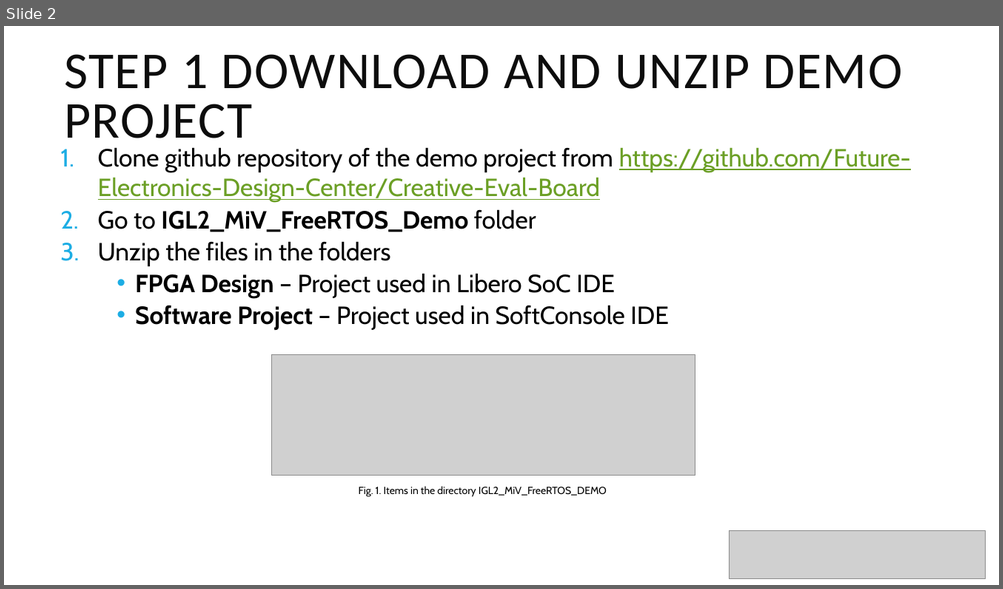
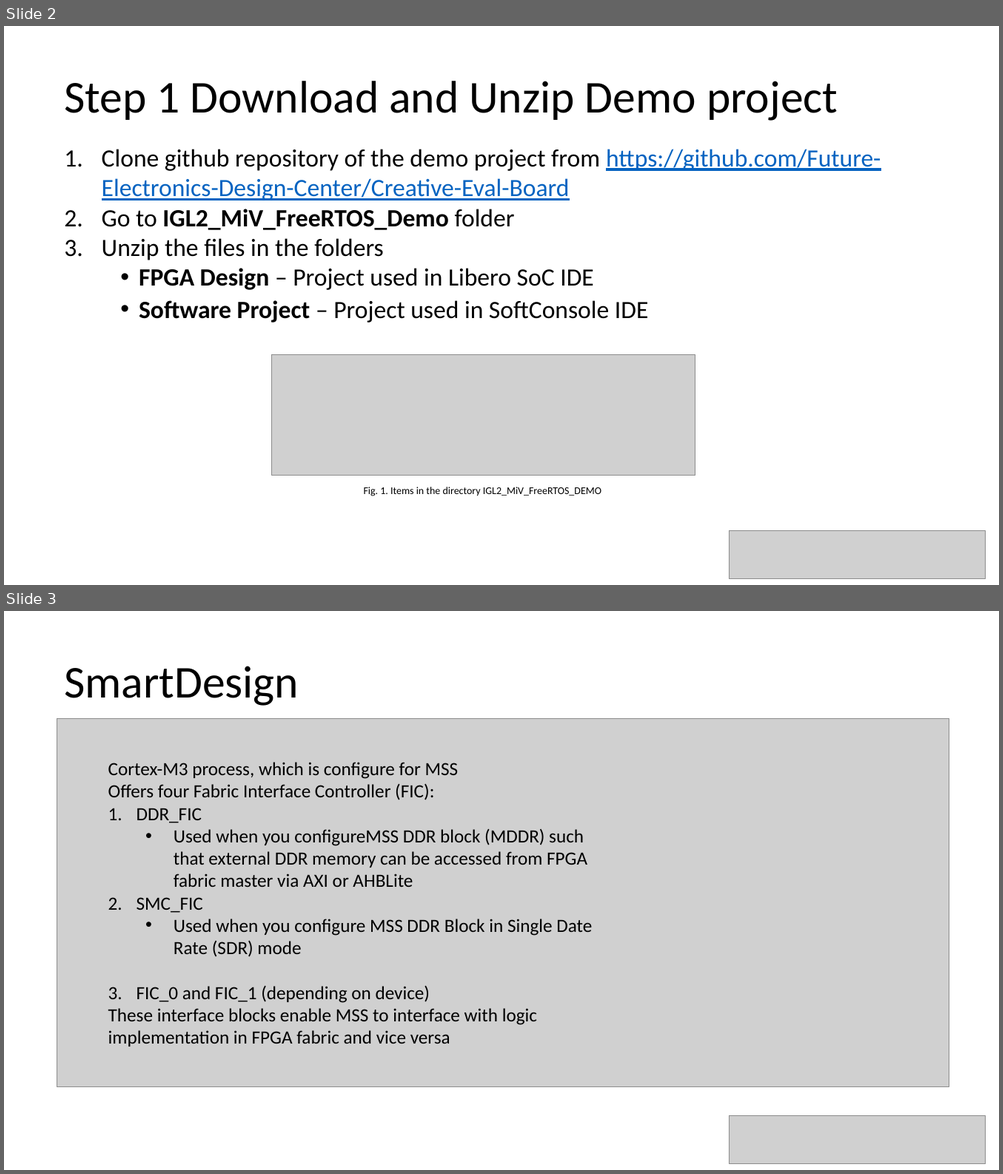
Before and after one commit to cheevang6/RISC-V_FreeRTOS_Computer_Vision, a slide deck: RISCV FreeRTOS IGLOO2 Tutorial.pptx. Shown one above the other, each under a label of ours: slide 2 before the commit, slides 2 and 3 after it. The pictures are 1003x589 and 1003x1174 pixels, drawn with LibreOffice and Linux fonts; fonts in the diff are those of the drawing; grey boxes stand for pictures. Boxes give left, top, right and bottom in pixels: in the first picture for what was removed or moved away, otherwise in the second. Text is boxed around its words. In the diff, an @@ line names an element or a change of style, - is before the commit and + after.

```diff
--- a/RISCV FreeRTOS IGLOO2 Tutorial.pptx
+++ b/RISCV FreeRTOS IGLOO2 Tutorial.pptx
@@ slide 3 added at <box>4,611,999,1170</box>, background #FFFFFF @@
@@ title added at <box>64,666,299,706</box>, 44 pt, text #000000 @@
+SmartDesign
@@ picture added at <box>57,718,949,1087</box> @@
@@ text added at <box>108,762,592,1047</box>, 18 pt, text #000000 @@
+Cortex-M3 process, which is configure for MSS
+Offers four Fabric Interface Controller (FIC):
+1. DDR_FIC
+  • Used when you configureMSS DDR block (MDDR) such that external DDR memory can be accessed from FPGA fabric master via AXI or AHBLite
+2. SMC_FIC
+  • Used when you configure MSS DDR Block in Single Date Rate (SDR) mode
+3. FIC_0 and FIC_1 (depending on device)
+These interface blocks enable MSS to interface with logic implementation in FPGA fabric and vice versa
@@ picture added at <box>728,1116,985,1165</box> @@
@@ slide 2 changed as well @@
@@ title at <box>64,81,837,121</box>: text changed; size 50 to 44 pt; text colour #0D0D0D to #000000 @@
-STEP 1 DOWNLOAD AND UNZIP DEMO PROJECT
+Step 1 Download and Unzip Demo project
@@ text "Clone github repository of the ..." at <box>102,149,880,323</box>: font Cabin to Calibri; text colour #6B9F25 to #0563C1 in "https://github.com/Future-Electronics-Design-Center/Creative ..."; less space between paragraphs @@
@@ text "Fig. 1. Items in the ..." at <box>364,487,601,497</box>: font Cabin to Calibri @@
```
Also in this commit, not shown: 8 other slides changed, 2 other files.
